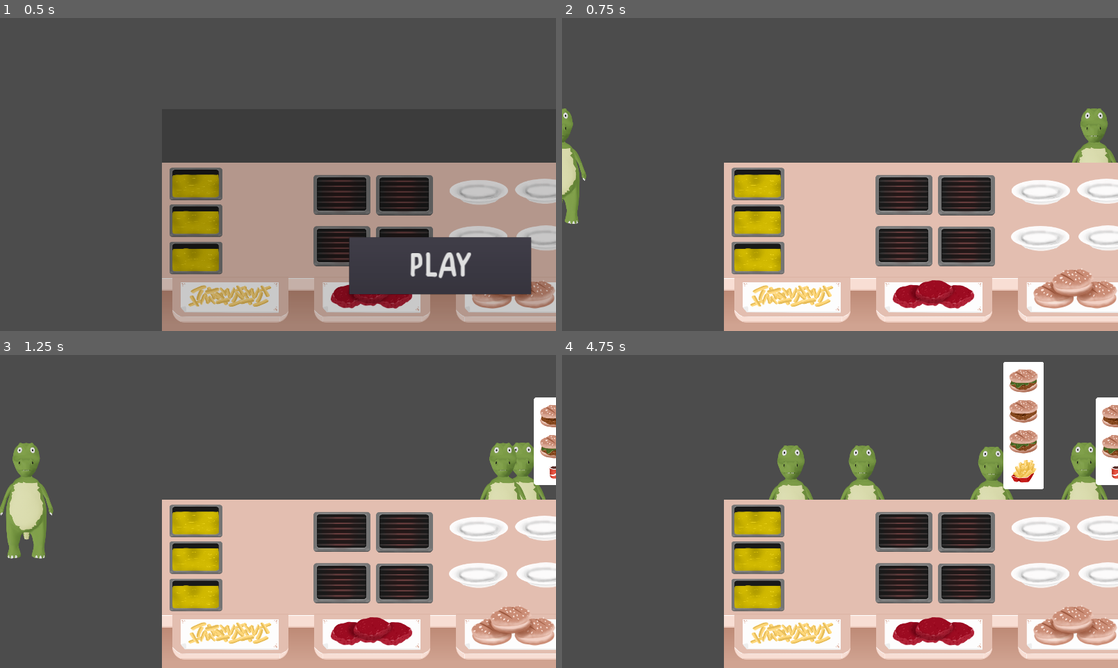
Above: before the commit, frames 1-4 (two rows, left to right).
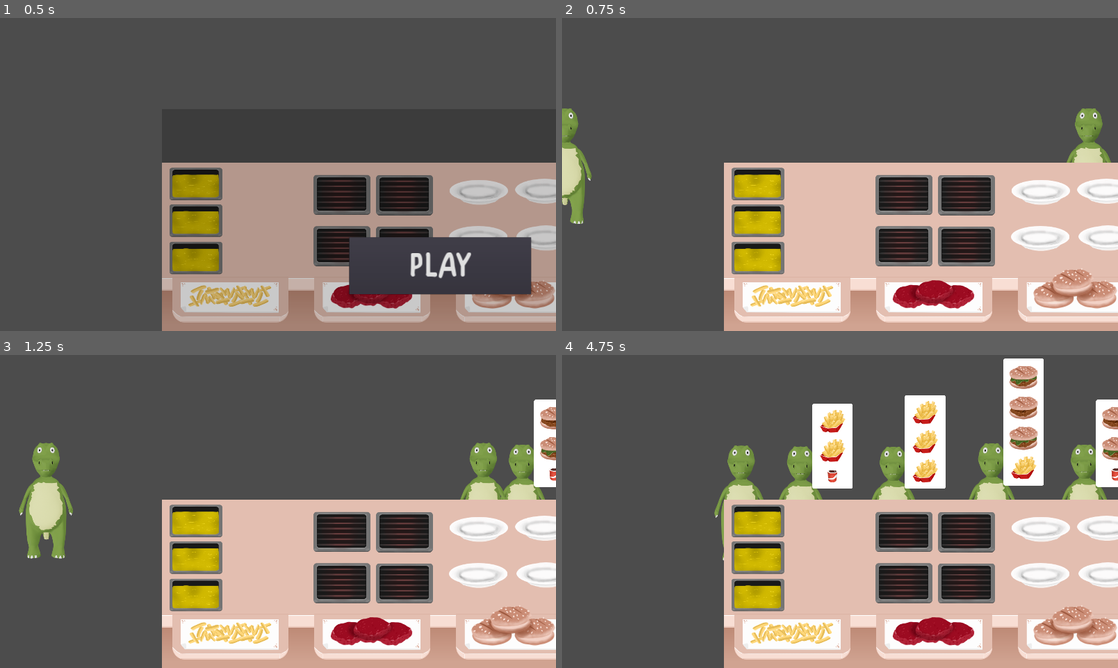
Above: after the commit, the same moments.

Repository: samuelpedrajas/MyVeganRestaurant
Game: Godot game, scene res://Scenes/Kitchen.tscn
Same seed, same stepped clock (60 frames per second), same inputs: the game is played once before the commit and once after it.
Inputs (mouse positions are in pixels of both pictures, inside the frame that each line leads up to):
- Up to frame 1 (0.5 s): no input
- Up to frame 2 (0.75 s): click "PLAY" at 0.5 s
- Up to frame 3 (1.25 s): no input
- Up to frame 4 (4.75 s): move the mouse to (901, 530) at 1.27 s; click (901, 530) at 1.42 s; move the mouse to (967, 533) at 2.02 s; click (967, 533) at 2.17 s; move the mouse to (901, 583) at 2.77 s; click (901, 583) at 2.92 s; move the mouse to (967, 583) at 3.52 s; click (967, 583) at 3.67 s; move the mouse to (1040, 524) at 4.27 s; click (1040, 524) at 4.42 s

Frame 1 is identical in both runs. In frame 2, 1.2% of the frame differs, in the area x 0-100%, y 28-66%; in frame 3, 4.7%; in frame 4, 9.4%, in the area x 27-100%, y 1-66%.

Commit message:
client out fix

Diff:
--- a/Scenes/Client.tscn
+++ b/Scenes/Client.tscn
@@ -59,7 +59,7 @@
 signal arrived
 
 
-var speed = Vector2(200, 0)
+var speed = Vector2(300, 0)
 var destination
 var _destination_threshold = 10.0
 var client
@@ -71,7 +71,6 @@
 
 
 func _has_arrived():
-	var client_global_pos = client.get_global_position()
 	var upper_bound = destination.x + _destination_threshold
 	var lower_bound = destination.x - _destination_threshold
 	if client.position.x <= upper_bound and client.position.x >= lower_bound:
@@ -116,6 +115,7 @@
 func walk_out():
 	play(\"walking_out\")
 	print(\"Client walking out...\")
+	speed *= -1
 	set_process(true)
 "
 
--- a/project.godot
+++ b/project.godot
@@ -31,7 +31,7 @@
 
 window/size/width=1920
 window/size/height=1080
-window/size/test_width=1300
+window/size/test_width=960
 window/size/test_height=540
 window/stretch/mode="2d"
 window/stretch/aspect="expand"
